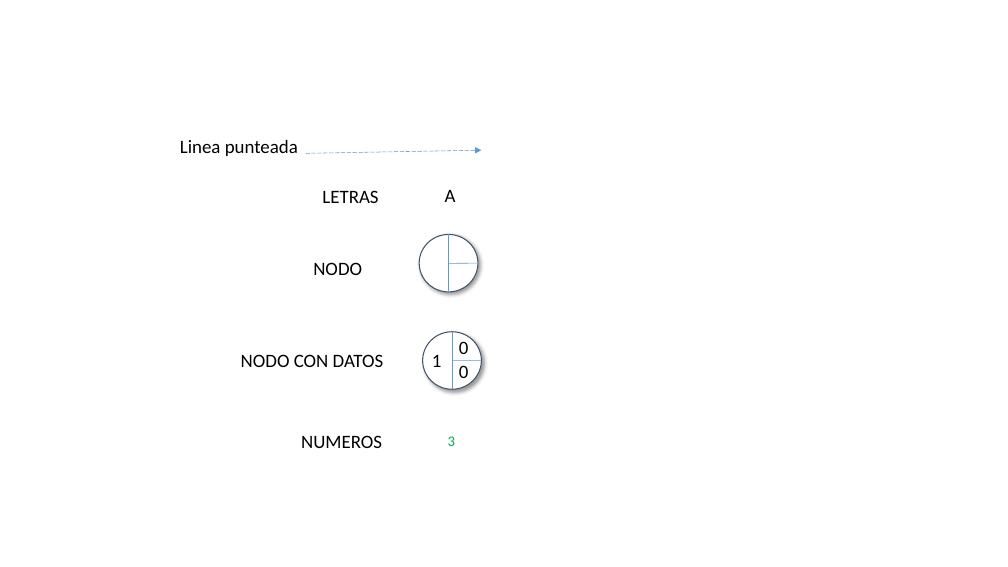
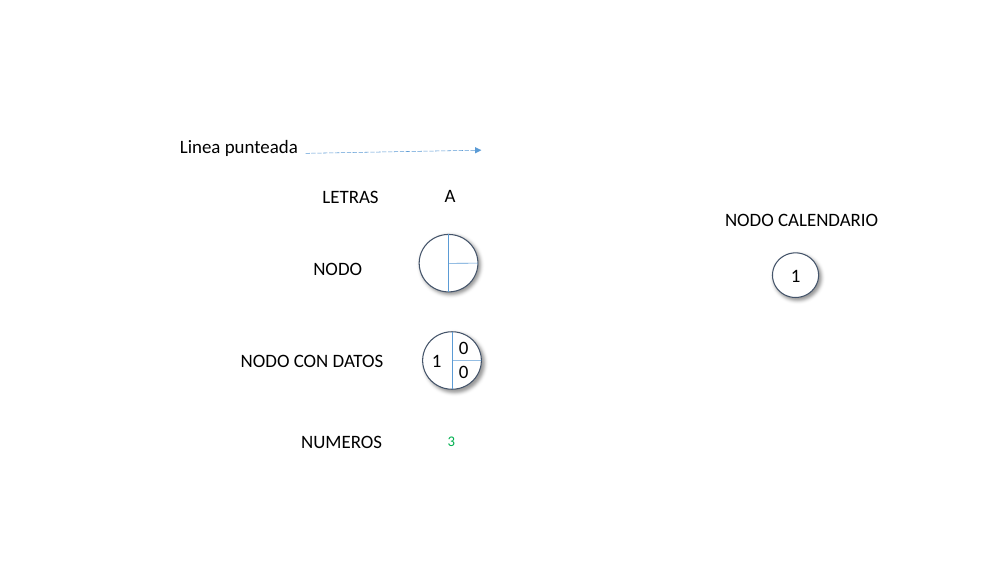
Before and after one commit to miparnisari/modelos2fiuba, a slide deck: slide 1 of tp3-proyectos/Imagenes.pptx. Drawn at 1008x567 pixels with LibreOffice and Linux fonts; fonts in the diff are those of the drawing. Boxes give left, top, right and bottom in pixels: in the first picture for what was removed or moved away, otherwise in the second. Text is boxed around its words. In the diff, an @@ line names an element or a change of style, - is before the commit and + after.

```diff
--- a/tp3-proyectos/Imagenes.pptx
+++ b/tp3-proyectos/Imagenes.pptx
@@ text added at bbox=[725, 213, 878, 226], 18 pt, text #000000 @@
+NODO CALENDARIO
@@ ellipse added at bbox=[773, 253, 819, 297], fill #FFFFFF, outline #44546A 1 pt @@
@@ text added at bbox=[791, 269, 801, 282], 18 pt, text #000000 @@
+1
```
Also in this commit, not shown: 1 other slide changed, 3 slides added, 6 other files.
